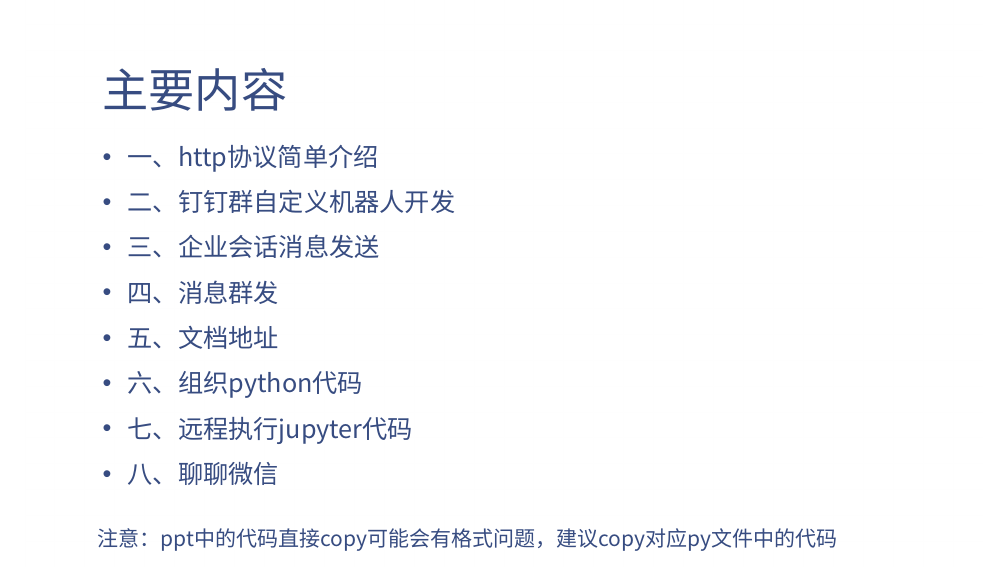
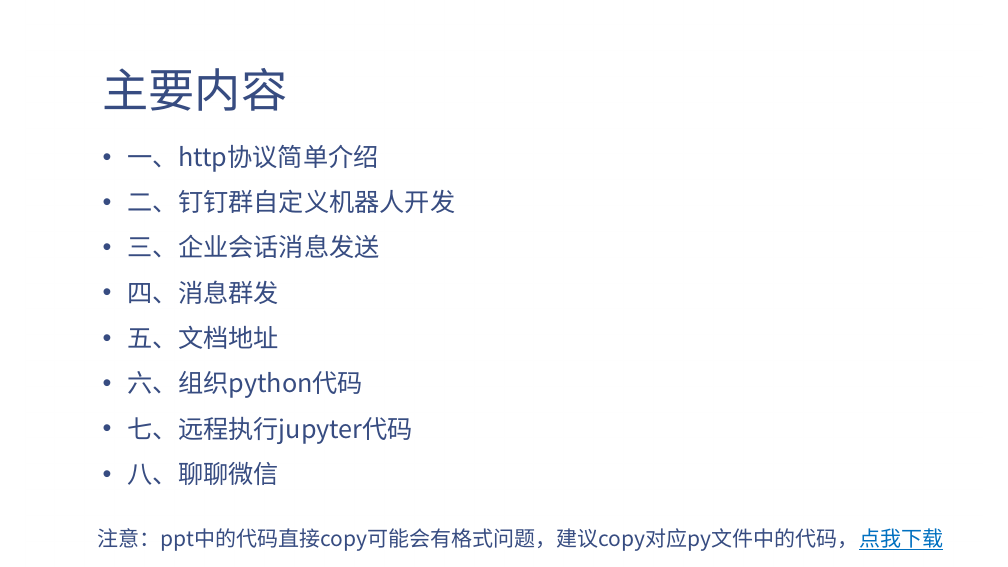
Before and after one commit to e271828182/dd_talk, a slide deck: slide 2 of 钉钉机器人.pptx. Drawn at 1008x567 pixels with LibreOffice and Linux fonts; fonts in the diff are those of the drawing; background and template pictures are left out. Boxes give left, top, right and bottom in pixels: in the first picture for what was removed or moved away, otherwise in the second. Text is boxed around its words. In the diff, an @@ line names an element or a change of style, - is before the commit and + after.

```diff
--- a/钉钉机器人.pptx
+++ b/钉钉机器人.pptx
@@ text at <box>97,528,943,551</box>: text changed @@
-注意：ppt中的代码直接copy可能会有格式问题，建议copy对应py文件中的代码
+注意：ppt中的代码直接copy可能会有格式问题，建议copy对应py文件中的代码，点我下载
```
